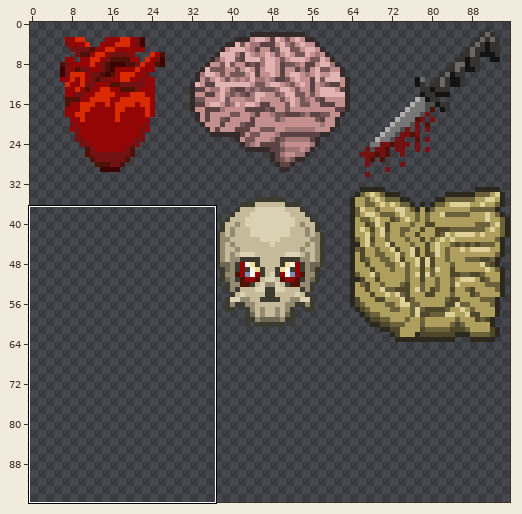
Edited in one commit: sprite sheet (tiles_png/kati_tiles/dungeon_objects.png). Above: a wide view before the commit, with the close-up outlined.
Close-up. As it was:
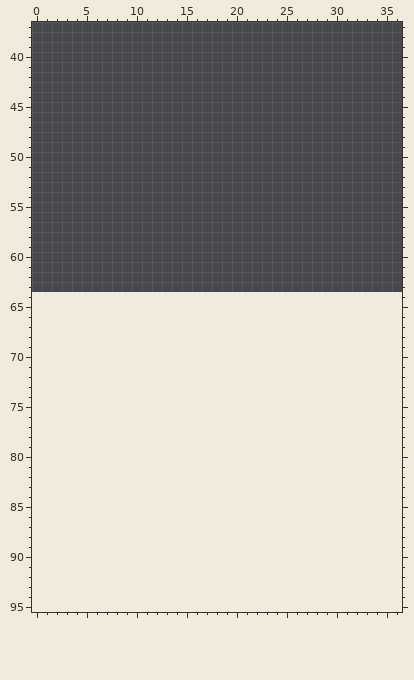
The file is 96x64 pixels. Colours within 5 levels of each other are drawn and written as one. Shown: x 0..36, y 37..95. The old version is drawn lined up with the new one, on the new canvas.
The result:
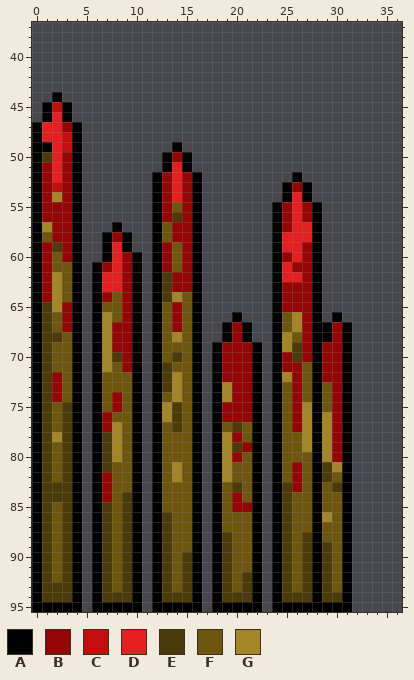
Palette (. is transparent): A #000000  B #940505  C #c40e0e  D #e51f1f  E #4b3b0a  F #6e560e  G #a48528
Change:
canvas 96x64 -> 96x96
@@ x 0..36 @@
 43 .....................................
-44 .....................................
-45 .....................................
-46 .....................................
-47 .....................................
-48 .....................................
-49 .....................................
-50 .....................................
-51 .....................................
-52 .....................................
-53 .....................................
-54 .....................................
-55 .....................................
-56 .....................................
-57 .....................................
-58 .....................................
-59 .....................................
-60 .....................................
-61 .....................................
-62 .....................................
-63 .....................................
-64 .....................................
-65 .....................................
-66 .....................................
-67 .....................................
-68 .....................................
-69 .....................................
-70 .....................................
-71 .....................................
-72 .....................................
-73 .....................................
-74 .....................................
-75 .....................................
-76 .....................................
-77 .....................................
-78 .....................................
-79 .....................................
-80 .....................................
-81 .....................................
-82 .....................................
-83 .....................................
-84 .....................................
-85 .....................................
-86 .....................................
-87 .....................................
-88 .....................................
-89 .....................................
-90 .....................................
-91 .....................................
-92 .....................................
-93 .....................................
-94 .....................................
-95 .....................................
+44 ..A..................................
+45 .ACA.................................
+46 .ADA.................................
+47 ADDBA................................
+48 ADDCA................................
+49 AADCA.........A......................
+50 AEDBA........ABA.....................
+51 ABDBA........ADA.....................
+52 ABDBA.......ABDBA.........A..........
+53 ABCBA.......ABDBA........ABA.........
+54 ABGBA.......ABDBA........ADA.........
+55 ABBBA.......ABFBA.......ABDBA........
+56 ABBBA.......ABEBA.......ABDBA........
+57 AGBBA...A...AFBBA.......ABDDA........
+58 AFBBA..ABA..AFBBA.......ADDDA........
+59 ABEBA..ADA..ABFBA.......ADDBA........
+60 ABFBA..ADBA.ABFBA.......ABDBA........
+61 ABFFA.ABDBA.ABFBA.......ADBBA........
+62 ABGFA.ADDBA.AEBBA.......ADDBA........
+63 ABGFA.ADDBA.AEBBA.......ABBBA........
+64 ABGFA.ABFBA.AEGFA.......ABBBA........
+65 AEGBA.AFFBA.AFBFA.......ABBBA........
+66 AEFBA.AGFBA.AFBFA...A...AFGBA.A......
+67 AEFBA.AGBBA.AFBFA..ABA..AFGBAABA.....
+68 AEEFA.AGBBA.AFGFA..ABA..AGFBAABA.....
+69 AEFFA.AGBBA.AFFFA.ABBBA.AGEBABBA.....
+70 AEFFA.AGEBA.AFEFA.ABBBA.ABEBABBA.....
+71 AEFFA.AGFBA.AEFFA.ABBBA.ABBFABBA.....
+72 AEBFA.AFFFA.AEGFA.ABBBA.AGBFABBA.....
+73 AEBFA.AFFFA.AEGFA.AGBBA.AFBFAFBA.....
+74 AEBFA.AFBFA.AFGFA.AGBBA.AFBFAFBA.....
+75 AEFEA.AFBFA.AGEFA.ABBBA.AFBGAFBA.....
+76 AEFEA.ABFFA.AGEFA.ABBBA.AFBGAGBA.....
+77 AEFEA.ABGFA.AFEFA.AFEFA.AFBGAGBA.....
+78 AEGEA.AEGFA.AFFFA.AGBFA.AFFGAGBA.....
+79 AEFEA.AEGFA.AFFFA.AGEBA.AFFGAGBA.....
+80 AEFEA.AEGFA.AFFFA.AGBFA.AFFFAGBA.....
+81 AEFEA.AEFFA.AFGFA.AGFFA.AFBFAEGA.....
+82 AEFEA.ABFFA.AFGFA.AGFFA.AFBFAEFA.....
+83 AEEEA.ABFFA.AFFFA.AFEFA.AEBFAFEA.....
+84 AEEEA.ABFEA.AFFFA.AFBFA.AEFFAFFA.....
+85 AEFEA.AEFEA.AFFFA.AFBBA.AEFFAFFA.....
+86 AEFEA.AEFEA.AEFFA.AFFFA.AEFFAGFA.....
+87 AEFEA.AEFEA.AEFFA.AFFFA.AEFFAFFA.....
+88 AEFEA.AEFEA.AEFFA.AEFFA.AEFEAFFA.....
+89 AEFEA.AEFEA.AEFFA.AEFFA.AEFEAEFA.....
+90 AEFEA.AEFEA.AEFEA.AEFFA.AEFEAEFA.....
+91 AEFEA.AEFEA.AEFEA.AEFFA.AEFEAEFA.....
+92 AEFEA.AEFEA.AEFEA.AEFEA.AEFEAEFA.....
+93 AEEEA.AEFEA.AEFEA.AEFEA.AEFEAEFA.....
+94 AEEEA.AEEEA.AEEEA.AEEEA.AEEEAEEA.....
+95 AAAAA.AAAAA.AAAAA.AAAAA.AAAAAAAA.....
Changed places in both close-ups, as pixel boxes (x1, y1, x2, y2):
added: (32, 92, 352, 612)
